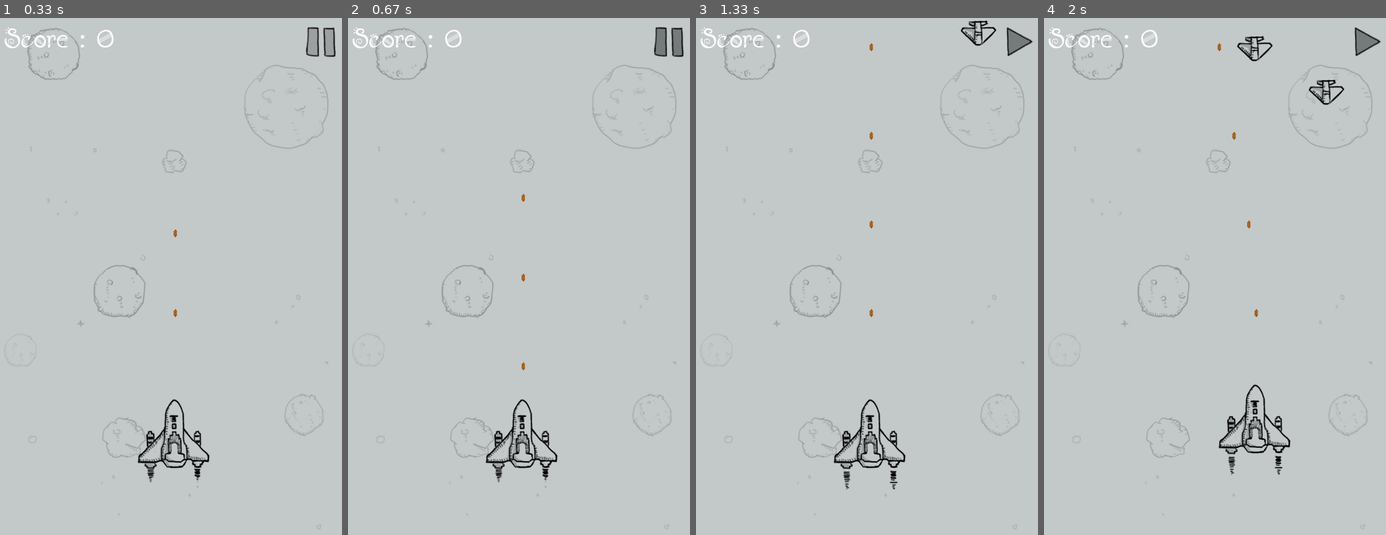
Above: before the commit, frames 1-4 (left to right).
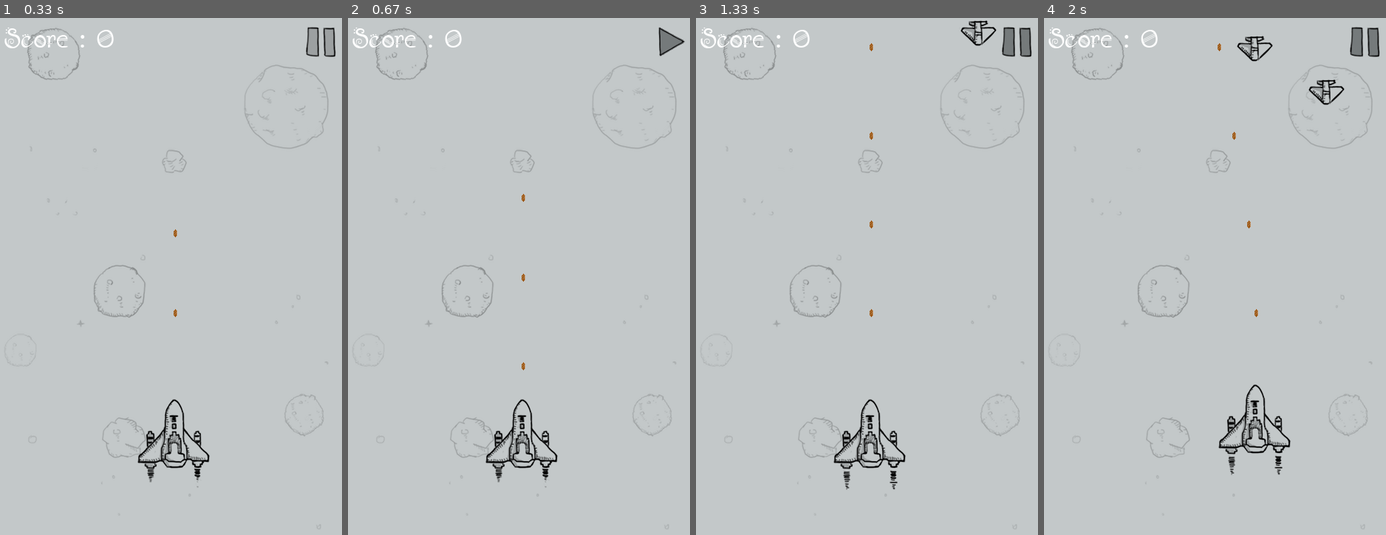
Above: after the commit, the same moments.

Repository: yuyi1266173/AircraftWar_PyGame
Game: pygame game, started from main.py
The game is run twice, just before and just after one commit, with the same random seed, the same clock (stepped at 60 frames per second) and the same inputs.
Inputs (mouse positions are in pixels of both pictures, inside the frame that each line leads up to):
- Up to frame 1 (0.33 s): no input
- Up to frame 2 (0.67 s): click (669, 43) at 0.38 s
- Up to frame 3 (1.33 s): click (1017, 43) at 0.88 s
- Up to frame 4 (2 s): hold Right 1.33-1.8 s; hold Up from 1.83 s (still down)

Frame 1 is identical in both runs. In frame 2, 0.3% of the frame differs, in the area x 89-99%, y 1-8%; in frame 3, 0.3%; in frame 4, 0.3%.

Commit message:
fix the bug :not change pause_image when press pause button

Diff:
--- a/main.py
+++ b/main.py
@@ -112,8 +112,10 @@
 					paused = not paused
 
 					if paused:
+						paused_image = resume_pressed_image
 						pygame.mixer.music.pause()
 					else:
+						paused_image = pause_pressed_image
 						pygame.mixer.music.unpause()
 
 			elif event.type == MOUSEMOTION:
